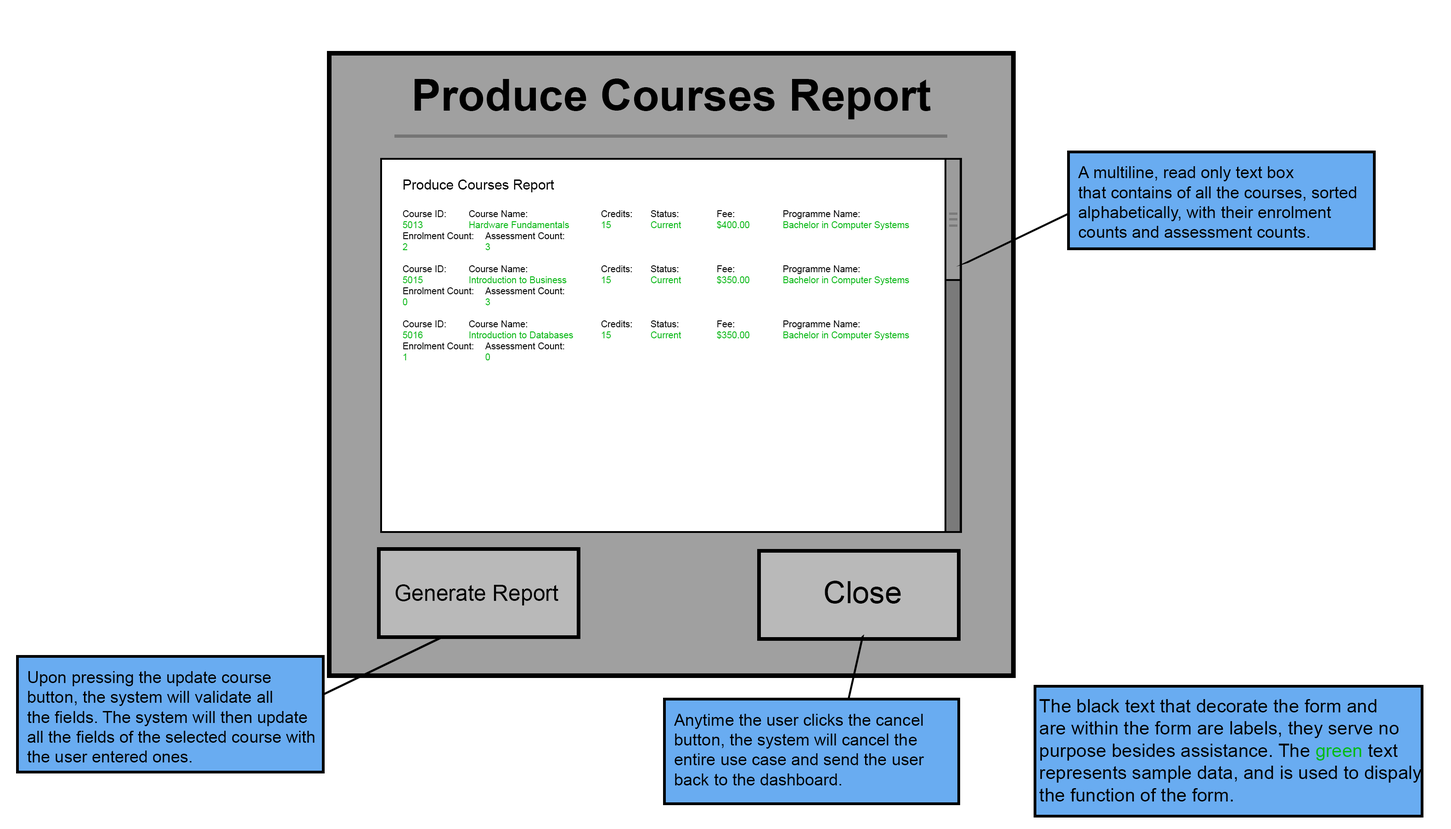
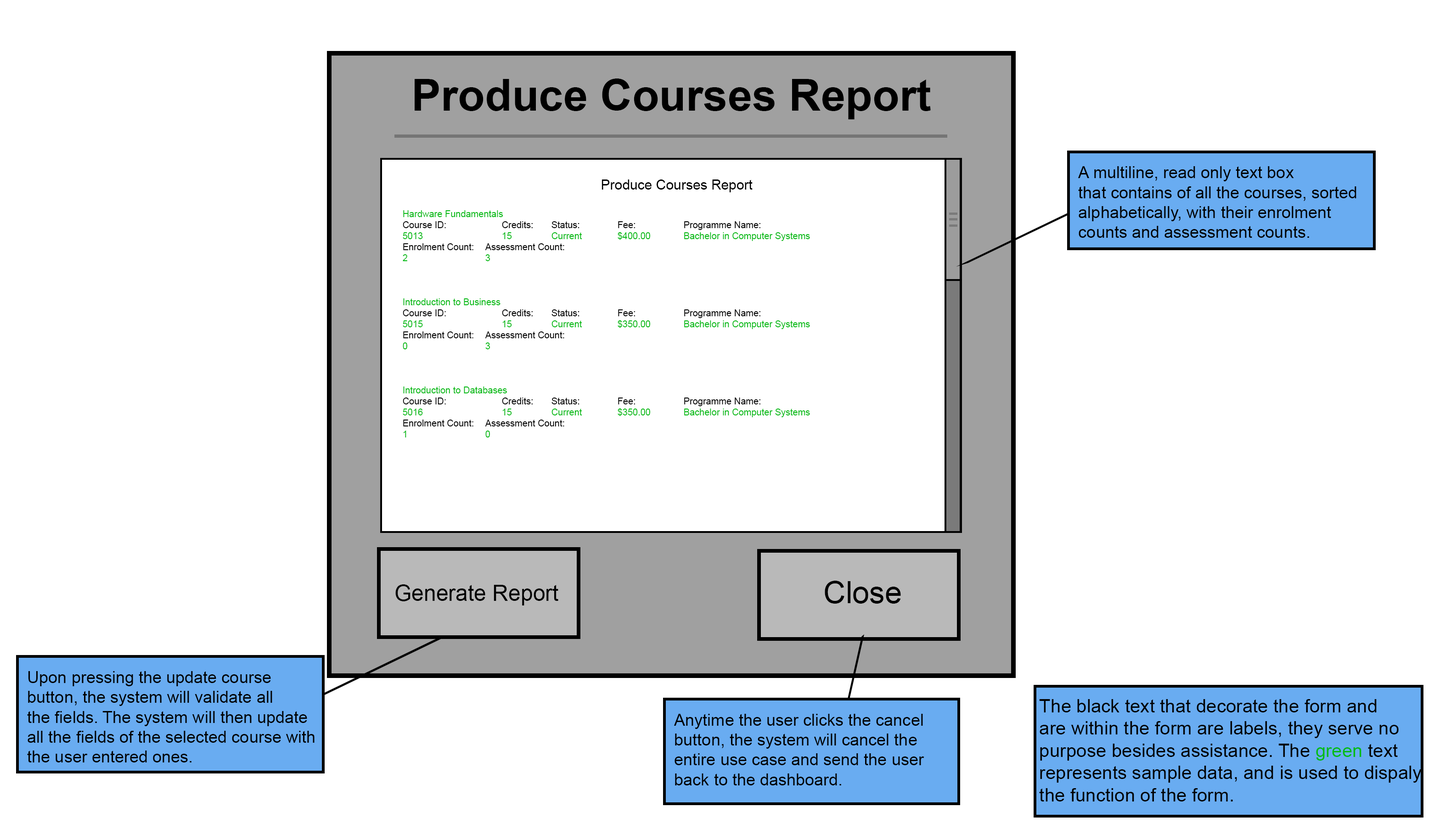
Layers edited between the first and the second 1451px x 829px image:
added layer "Produce Courses Report Hardware Fundamentals Cours" in group "fields" over [402, 179, 811, 438]
hid "txt" (5th of 5, in "form" › "fields") over [402, 179, 910, 361]
